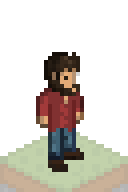
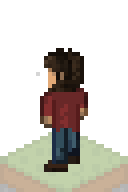
The second (128, 192) image is a revision of the first. Changes to its layers:
added layer "topleft" above "bottomleft" over (x1=36, y1=48, x2=88, y2=172)
hid "bottomright" over (x1=36, y1=52, x2=84, y2=172)
